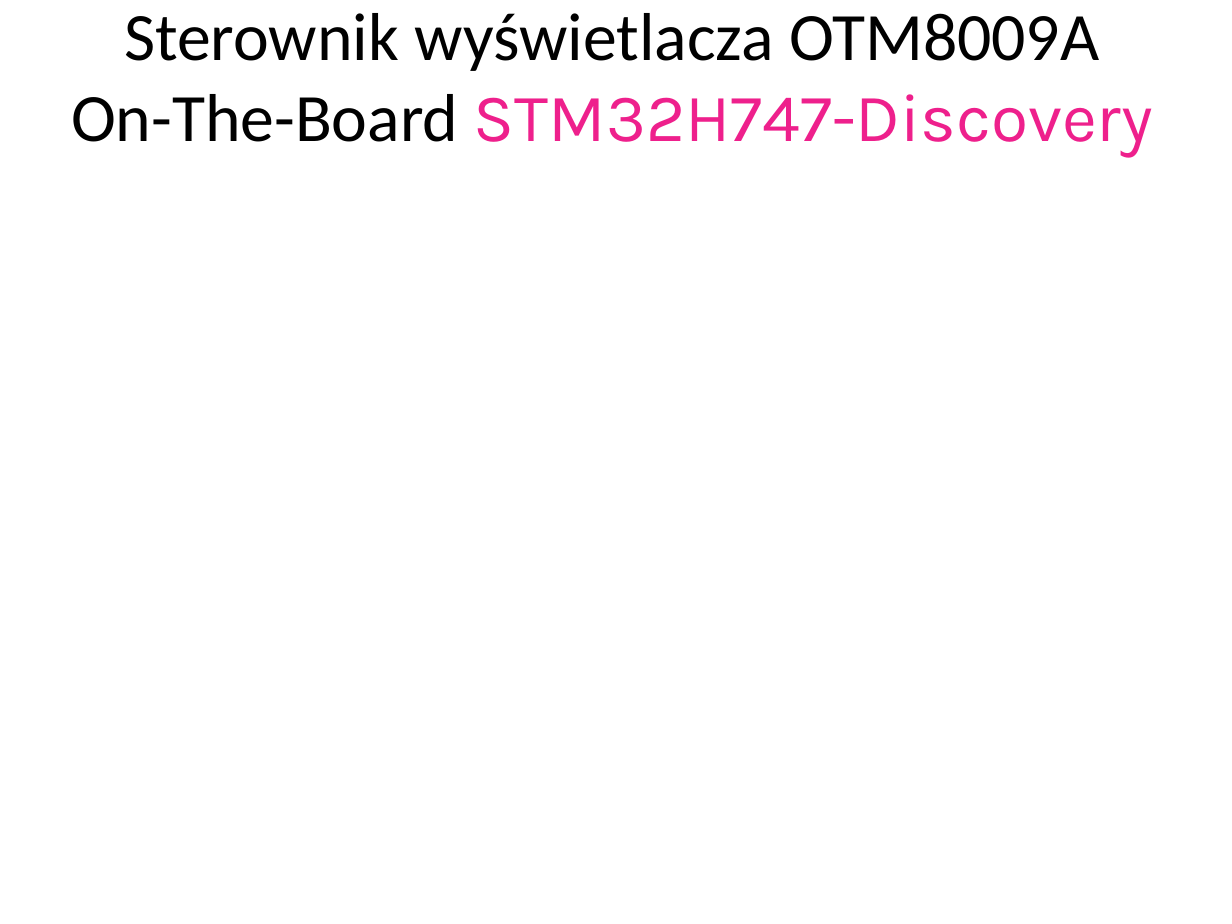
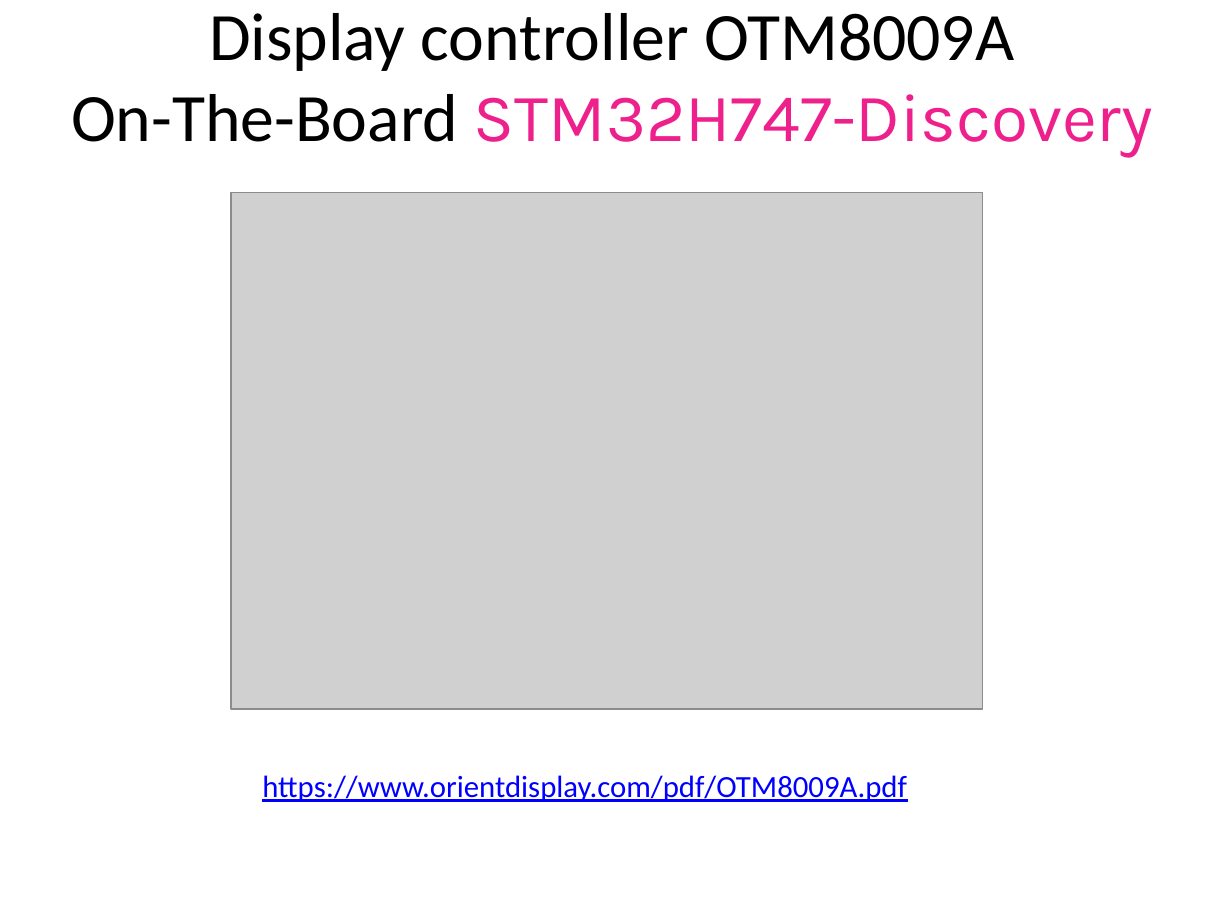
Before and after one commit to trteodor/stm32h747_disco_lvgl_bare_metal, a slide deck: slide 8 of Presenation.pptx (slide 5 before the commit). Drawn at 1232x924 pixels with LibreOffice and Linux fonts; fonts in the diff are those of the drawing; grey boxes stand for pictures. Boxes give left, top, right and bottom in pixels: in the first picture for what was removed or moved away, otherwise in the second. Text is boxed around its words. In the diff, an @@ line names an element or a change of style, - is before the commit and + after.

```diff
--- a/Presenation.pptx
+++ b/Presenation.pptx
@@ title at [71, 13, 1153, 158]: text changed @@
-Sterownik wyświetlacza OTM8009A
-On-The-Board STM32H747-Discovery
+Display controller OTM8009A
+On-The-Board STM32H747-Discovery
@@ picture added at [230, 192, 982, 708] @@
@@ text added at [262, 775, 907, 802], 18 pt, text #0000FF, underline @@
+https://www.orientdisplay.com/pdf/OTM8009A.pdf
```
Also in this commit, not shown: 8 other slides changed, 6 slides added, 6 slides removed, 5 other files.
